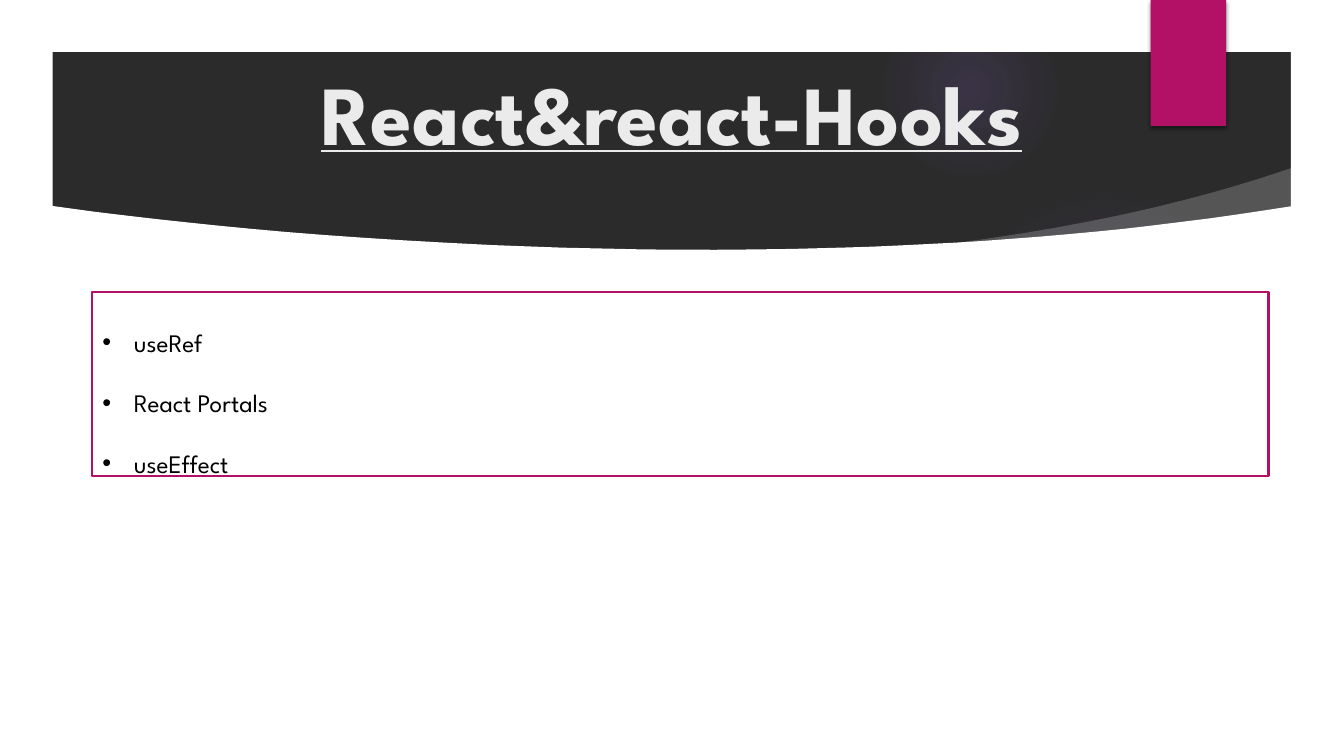
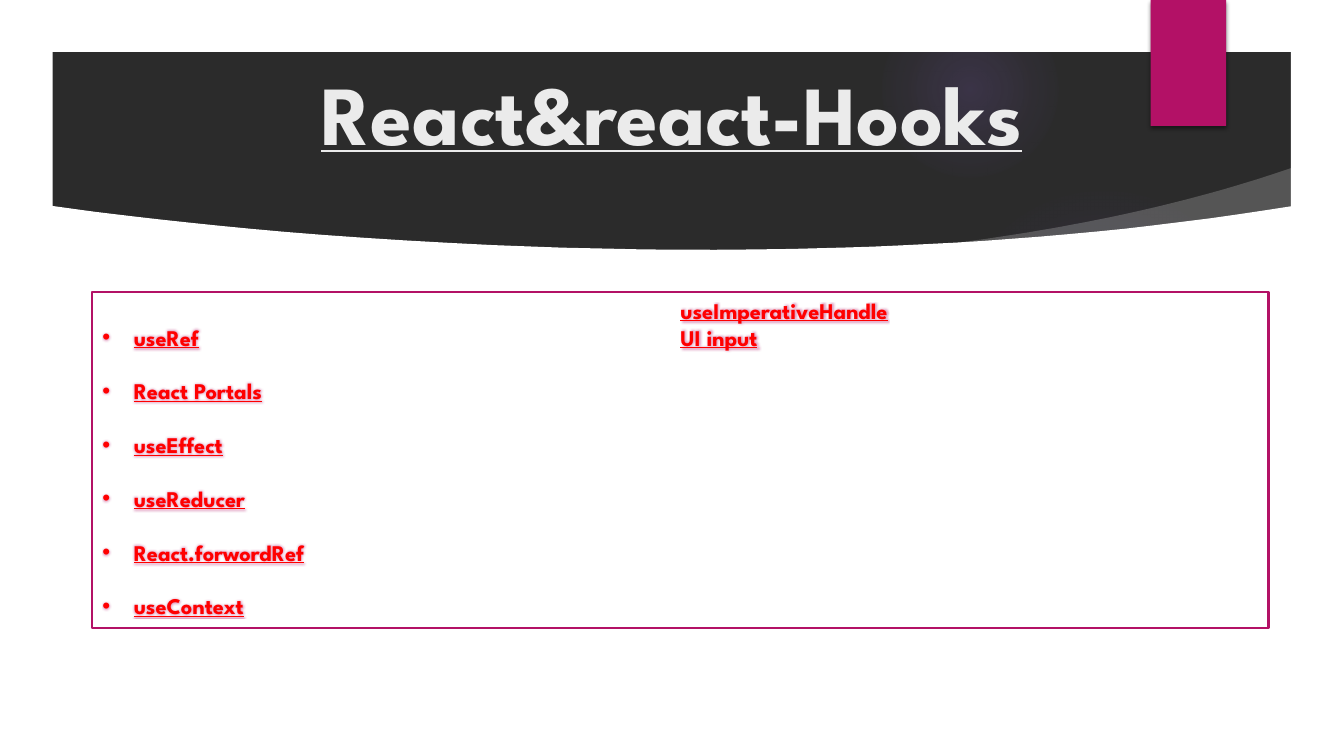
Before and after one commit to bakour1/order-food-app, a slide deck: slide 1 of Presentation1.pptx. Drawn at 1344x756 pixels with LibreOffice and Linux fonts; fonts in the diff are those of the drawing; background and template pictures are left out; a plain dark background stands for a picture behind light text. Boxes give left, top, right and bottom in pixels: in the first picture for what was removed or moved away, otherwise in the second. Text is boxed around its words. In the diff, an @@ line names an element or a change of style, - is before the commit and + after.

```diff
--- a/Presentation1.pptx
+++ b/Presentation1.pptx
@@ rectangle "useRef": place and size @@
-rectangle "useRef" at (93,292,1269,476)
+rectangle "useRef" at (93,292,1269,628)
@@ rectangle "useRef" at (93,292,1269,628): columns 1 to 2 @@
@@ text in rectangle at (134,303,887,619): paragraphs added @@
+• useReducer
+• React.forwordRef
+• useContext
+useImperativeHandle
+UI input
@@ text in rectangle at (134,330,262,456): size 18 to 16 pt, text colour #000000 to #FF0000, bold on, underline on in "useRef", "React Portals", "useEffect" @@
```
Also in this commit, not shown: 1 other slide changed, 4 slides added, 1 slide removed, 2 other files.
